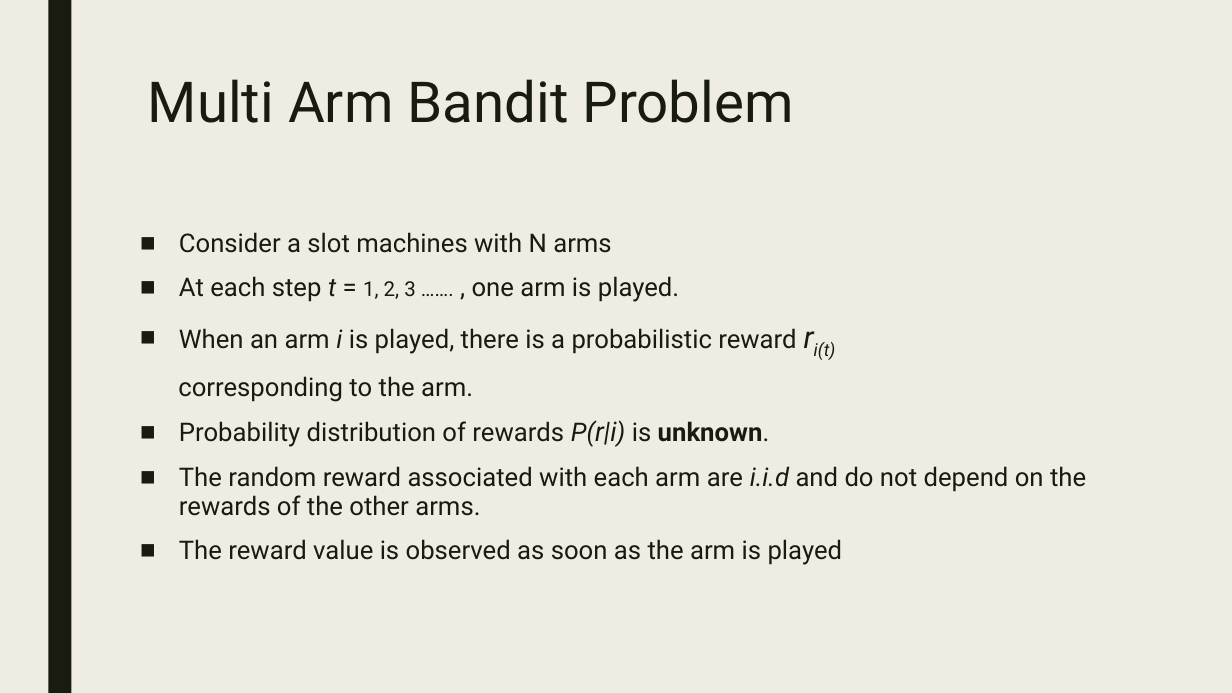
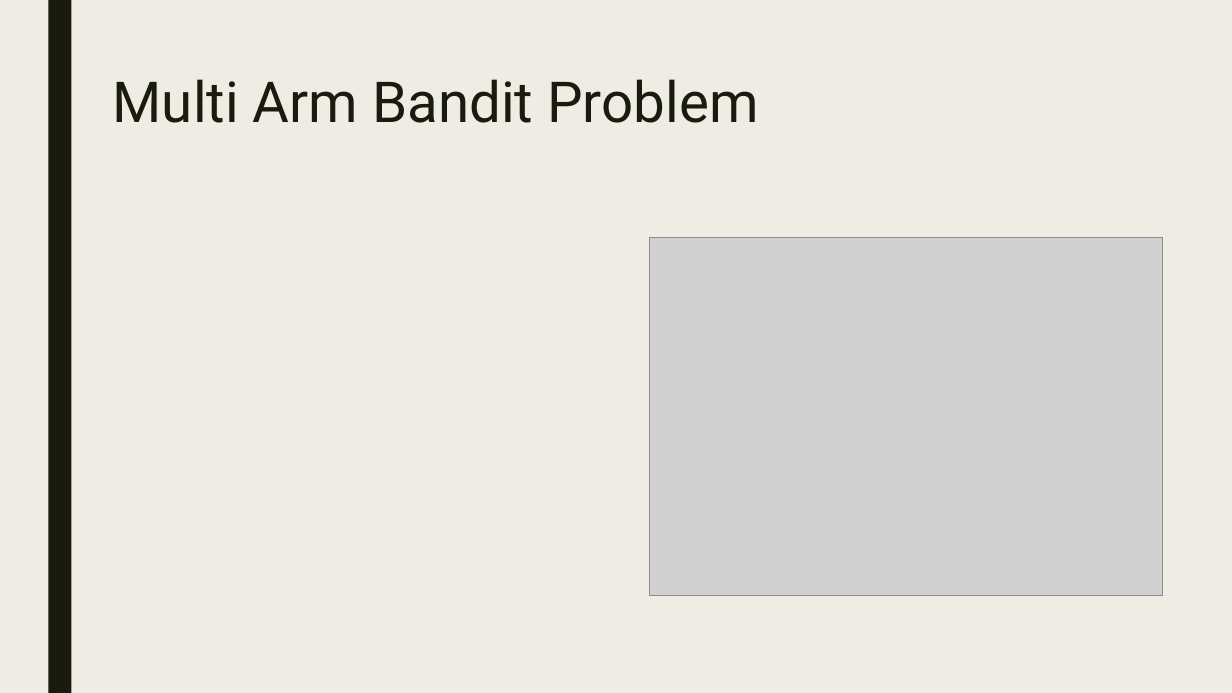
Before and after one commit to CourseReps/ECEN689-Fall2018, a slide deck: slide 3 of Students/siddharthajit/Tutorial Presentation/Thompson Sampling.pptx (slide 4 before the commit). Drawn at 1232x693 pixels with LibreOffice and Linux fonts; fonts in the diff are those of the drawing; grey boxes stand for pictures. Boxes give left, top, right and bottom in pixels: in the first picture for what was removed or moved away, otherwise in the second. Text is boxed around its words. In the diff, an @@ line names an element or a change of style, - is before the commit and + after.

```diff
--- a/Students/siddharthajit/Tutorial Presentation/Thompson Sampling.pptx
+++ b/Students/siddharthajit/Tutorial Presentation/Thompson Sampling.pptx
@@ title "Multi Arm Bandit Problem": place and size @@
-title "Multi Arm Bandit Problem" at bbox=[148, 79, 794, 123]
+title "Multi Arm Bandit Problem" at bbox=[113, 79, 758, 123]
@@ text removed at bbox=[178, 232, 1086, 565] @@
-■ Consider a slot machines with N arms
-■ At each step t = 1, 2, 3 ……. , one arm is played.
-■ When an arm i is played, there is a probabilistic reward ri(t)
-corresponding to the arm.
-■ Probability distribution of rewards P(r|i) is unknown.
-■ The random reward associated with each arm are i.i.d and do not depend on the rewards of the other arms.
-■ The reward value is observed as soon as the arm is played
@@ picture added at bbox=[650, 238, 1163, 595] @@
```
Also in this commit, not shown: 8 other slides changed, 6 slides added, 6 slides removed.
